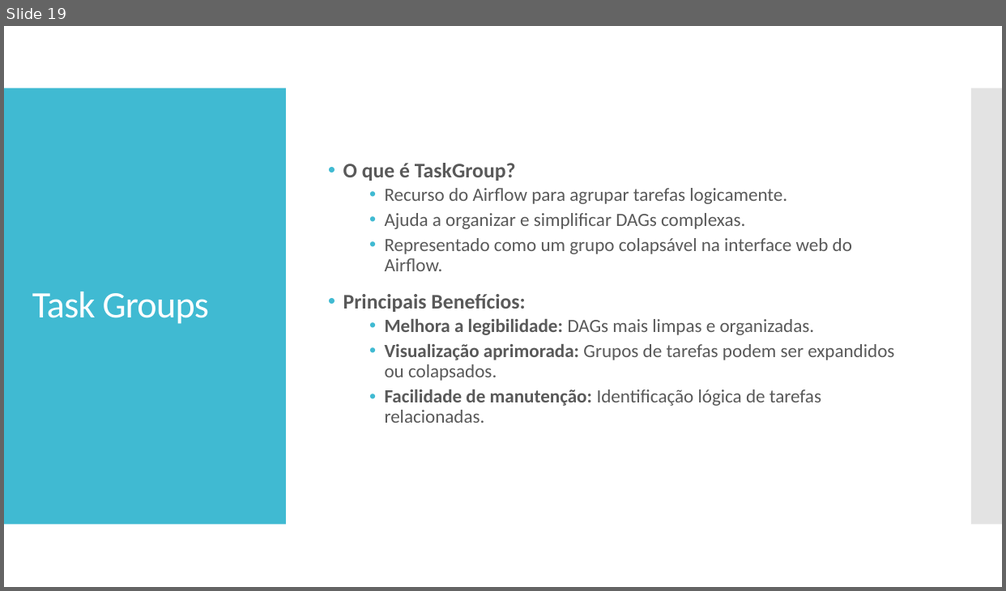
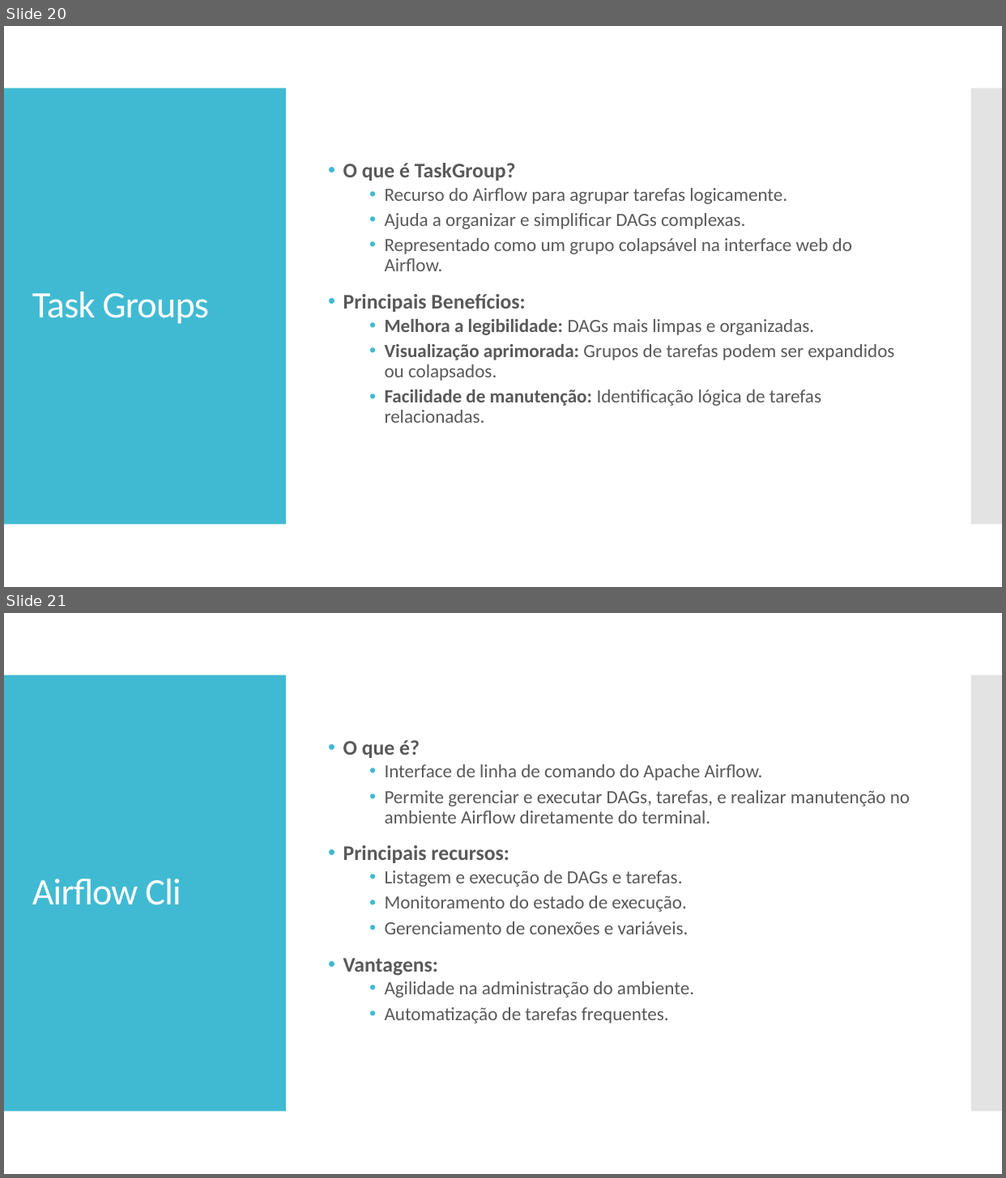
Before and after one commit to lsjleo/airflow-handson, a slide deck: Hands On.pptx. Shown one above the other, each under a label of ours: slide 19 before the commit, slides 20 and 21 after it. The pictures are 1006x591 and 1006x1178 pixels, drawn with LibreOffice and Linux fonts; fonts in the diff are those of the drawing. Boxes give left, top, right and bottom in pixels: in the first picture for what was removed or moved away, otherwise in the second. Text is boxed around its words. In the diff, an @@ line names an element or a change of style, - is before the commit and + after.

```diff
--- a/Hands On.pptx
+++ b/Hands On.pptx
@@ slide 21 added at (4, 613, 1002, 1174), background #FFFFFF; not listed: 2 template elements that a slide beside it also shows @@
@@ text added at (343, 740, 910, 1024), 18 pt, text #595959 @@
+• O que é?
+  • Interface de linha de comando do Apache Airflow.
+  • Permite gerenciar e executar DAGs, tarefas, e realizar manutenção no ambiente Airflow diretamente do terminal.
+• Principais recursos:
+  • Listagem e execução de DAGs e tarefas.
+  • Monitoramento do estado de execução.
+  • Gerenciamento de conexões e variáveis.
+• Vantagens:
+  • Agilidade na administração do ambiente.
+  • Automatização de tarefas frequentes.
@@ title added at (32, 879, 181, 905), 36 pt, text #FFFFFF @@
+Airflow Cli
@@ what was slide 19 is now slide 20 @@
```
Also in this commit, not shown: 2 other slides added, 21 other files.
